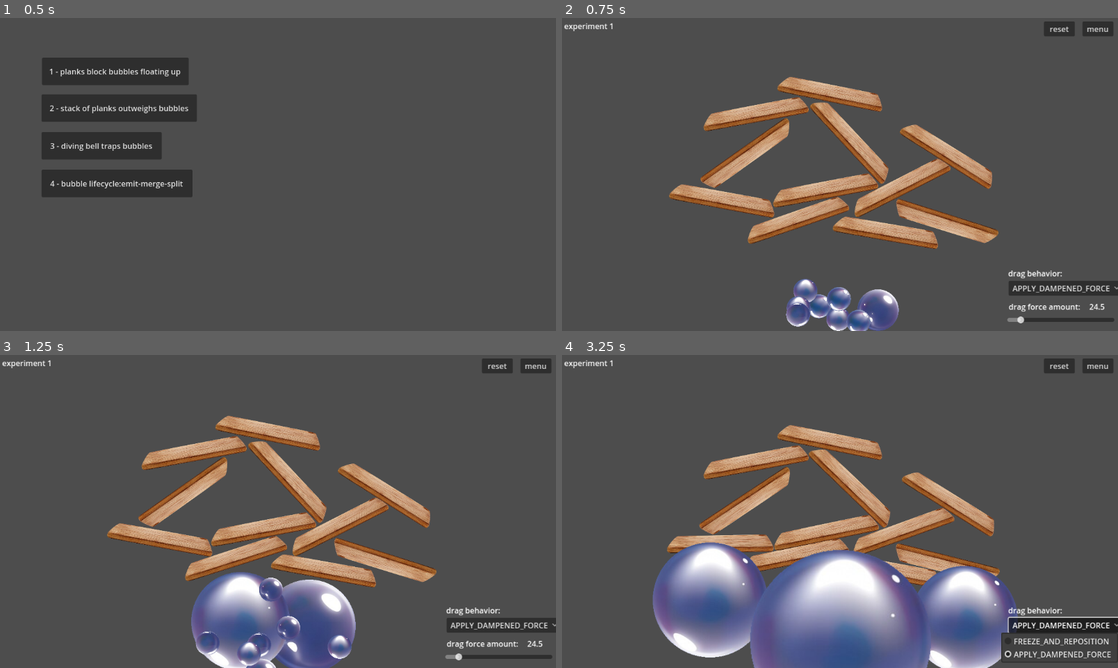
Above: before the commit, frames 1-4 (two rows, left to right).
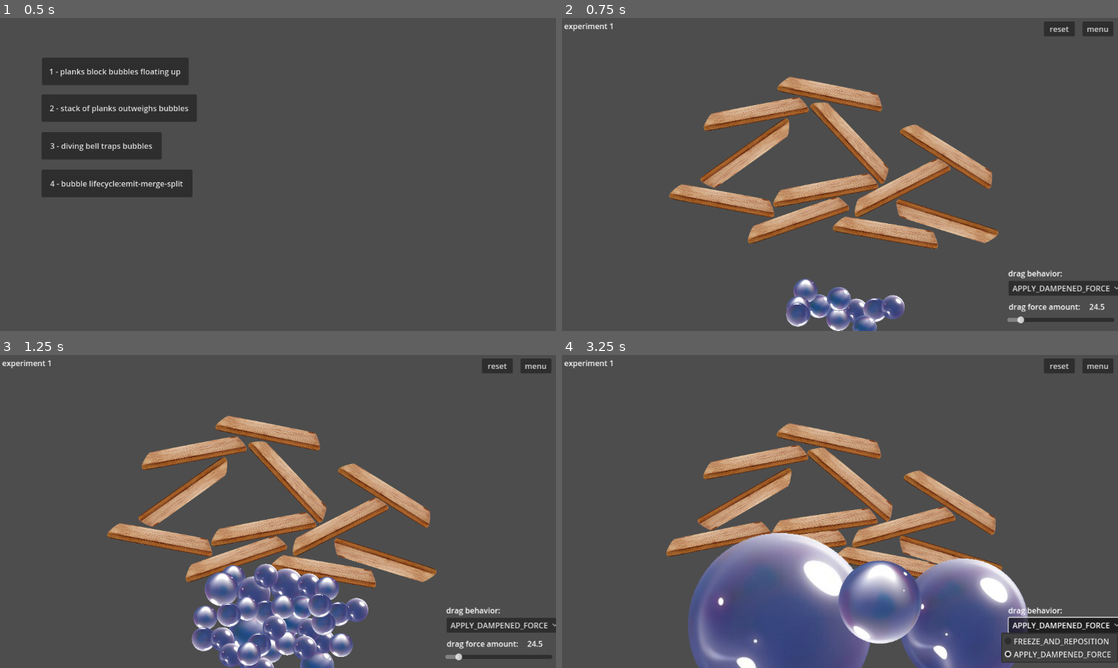
Above: after the commit, the same moments.

Repository: outrightmental/ggj25-bubble-up
Game: Godot game, scene res://scenes/main.tscn
The game is run twice, just before and just after one commit, with the same random seed, the same clock (stepped at 60 frames per second) and the same inputs.
Inputs:
- Up to frame 1 (0.5 s): no input
- Up to frame 2 (0.75 s): click "1 - planks block bubbles floa…" at 0.5 s
- Up to frame 3 (1.25 s): no input
- Up to frame 4 (3.25 s): click "APPLY_DAMPENED_FORCE" at 1.25 s; click "APPLY_DAMPENED_FORCE" at 2 s; click "APPLY_DAMPENED_FORCE" at 2.75 s

Frame 1 is identical in both runs. In frame 2, 0.8% of the frame differs, in the area x 51-62%, y 86-100%; in frame 3, 6.7%; in frame 4, 24%, in the area x 16-84%, y 21-100%.

Commit message:
checkpoint

Diff:
--- a/global.gd
+++ b/global.gd
@@ -6,7 +6,7 @@
 var dragging_force_min: float   = 5 # How much force is applied when dragging
 var dragging_force_max: float   = 200 # How much force is applied when dragging
 var bubble_collision_merge_accel_threshold = 1000
-
+var bubble_collision_cooldown_millis = 200
 
 func set_drag_behavior(value: DragBehavior):
 	drag_behavior = value
--- a/models/bubble/bubble.gd
+++ b/models/bubble/bubble.gd
@@ -16,6 +16,9 @@
 # Velocity last seen and delta when it was sampled
 var last_velocity: Vector2 = Vector2.ZERO
 var last_delta: float = 0.0
+
+# Time created
+var created_at: float = 0.0
 
 # Load the bubble textures
 @export var variant: int = 0
@@ -38,6 +41,11 @@
 	return (linear_velocity - last_velocity) / last_delta;
 
 
+# Function to get the age of the bubble in milliseconds
+func age() -> float:
+	return Time.get_ticks_msec() - created_at
+
+
 # Setter function to update the sprite based on variant
 func set_variant(value: int):
 	variant = clamp(value, 0, bubble_sprites.size() - 1)
@@ -54,6 +62,7 @@
 # Called when the scene is added to the tree
 # Load the sprite and connect the signal
 func _ready():
+	created_at = Time.get_ticks_msec()
 	contact_monitor = true
 	max_contacts_reported = 1
 	set_variant(variant)
@@ -76,6 +85,8 @@
 
 # Function to handle collision with another bubble
 func _on_collision_with_bubble(other_bubble):
+	if min(age(), other_bubble.age()) < Global.bubble_collision_cooldown_millis:
+		return
 	if _get_impulse_magnitude(other_bubble) > Global.bubble_collision_merge_accel_threshold:
 		_merge_with(other_bubble)
 	else:
